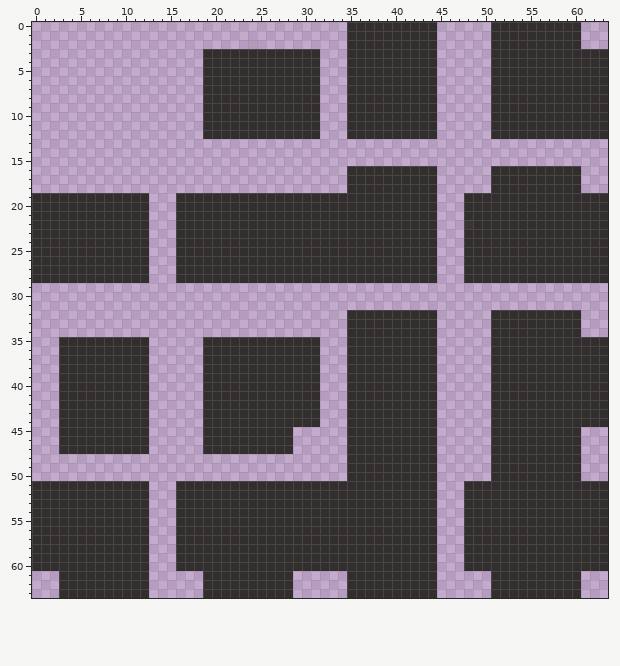
A pixel-art sprite gets an edit: Village/assets/Textures/road16.png. The first picture shows the starting point.
The file is 64x64 pixels. Pixels under 10% opacity are left out.
And afterwards:
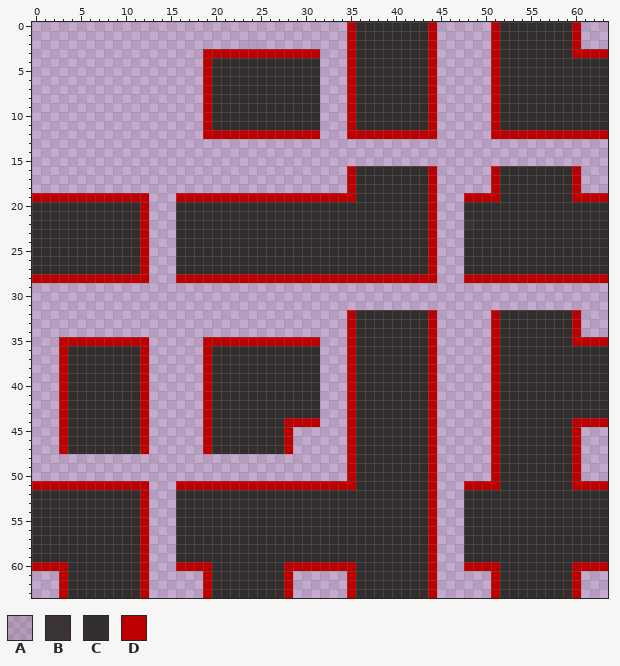
Palette (. is transparent): A #332e2e1e  B #332e2ef3  C #332e2e  D #bc0000
The exact change:
The author changed colour C to colour D in rows 0 to 2 at x 35, 44, 51 and 60; in row 3 at x 19 to 31, 35, 44, 51 and 60 to 63; in rows 4 to 11 at x 19, 35, 44 and 51; in row 12 at x 19 to 31, 35 to 44 and 51 to 63; in rows 16 to 18 at x 35, 44, 51 and 60; in row 19 at x 0 to 12, 16 to 35, 44, 48 to 51 and 60 to 63.
The author changed colour C to colour D in rows 20 to 27 at x 12 and 44; in row 28 at x 0 to 12, 16 to 44 and 48 to 63; in rows 32 to 34 at x 35, 44, 51 and 60; in row 35 at x 3 to 12, 19 to 31, 35, 44, 51 and 60 to 63; in rows 36 to 43 at x 3, 12, 19, 35, 44 and 51; in row 44 at x 3, 12, 19, 28 to 31, 35, 44, 51 and 60 to 63.
The author changed colour C to colour D in rows 45 to 47 at x 3, 12, 19, 28, 35, 44, 51 and 60; in rows 48 to 50 at x 35, 44, 51 and 60; in row 51 at x 0 to 12, 16 to 35, 44, 48 to 51 and 60 to 63; in rows 52 to 59 at x 12 and 44; in row 60 at x 0 to 3, 12, 16 to 19, 28 to 35, 44, 48 to 51 and 60 to 63; in rows 61 to 63 at x 3, 12, 19, 28, 35, 44, 51 and 60.
Pixel boxes of the changes (left, top, right, bottom) in both pictures:
changed: (32, 22, 437, 598)
changed: (464, 22, 608, 202)
changed: (464, 274, 608, 490)
changed: (464, 562, 500, 598)
changed: (572, 562, 608, 598)
